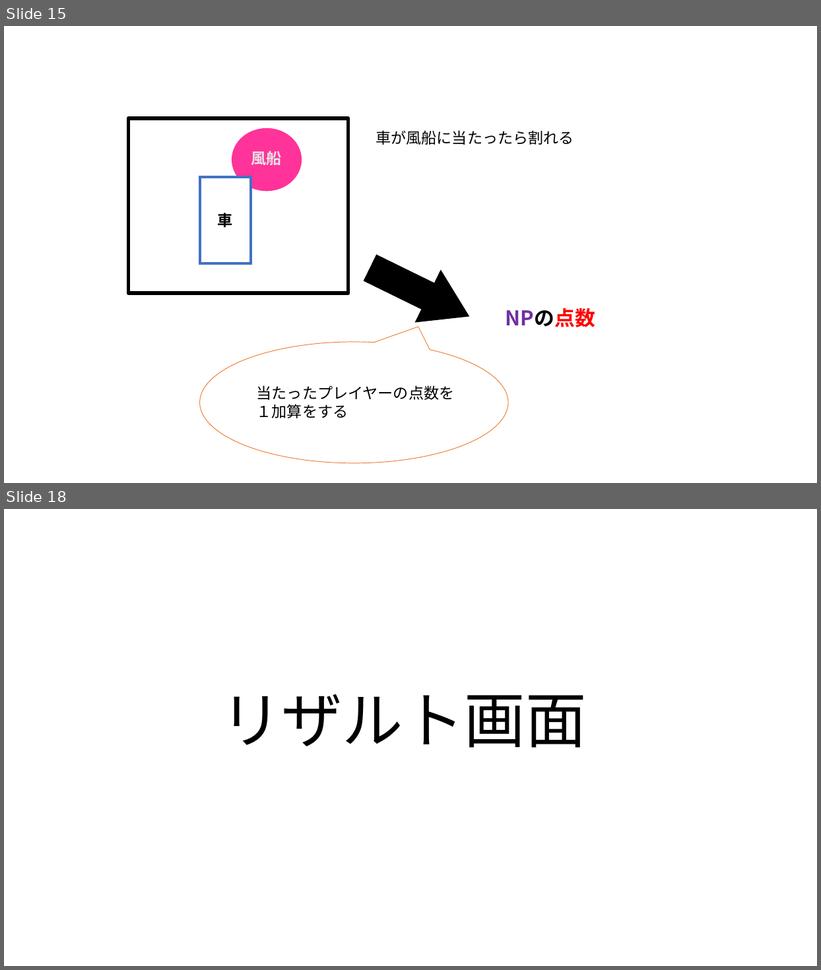
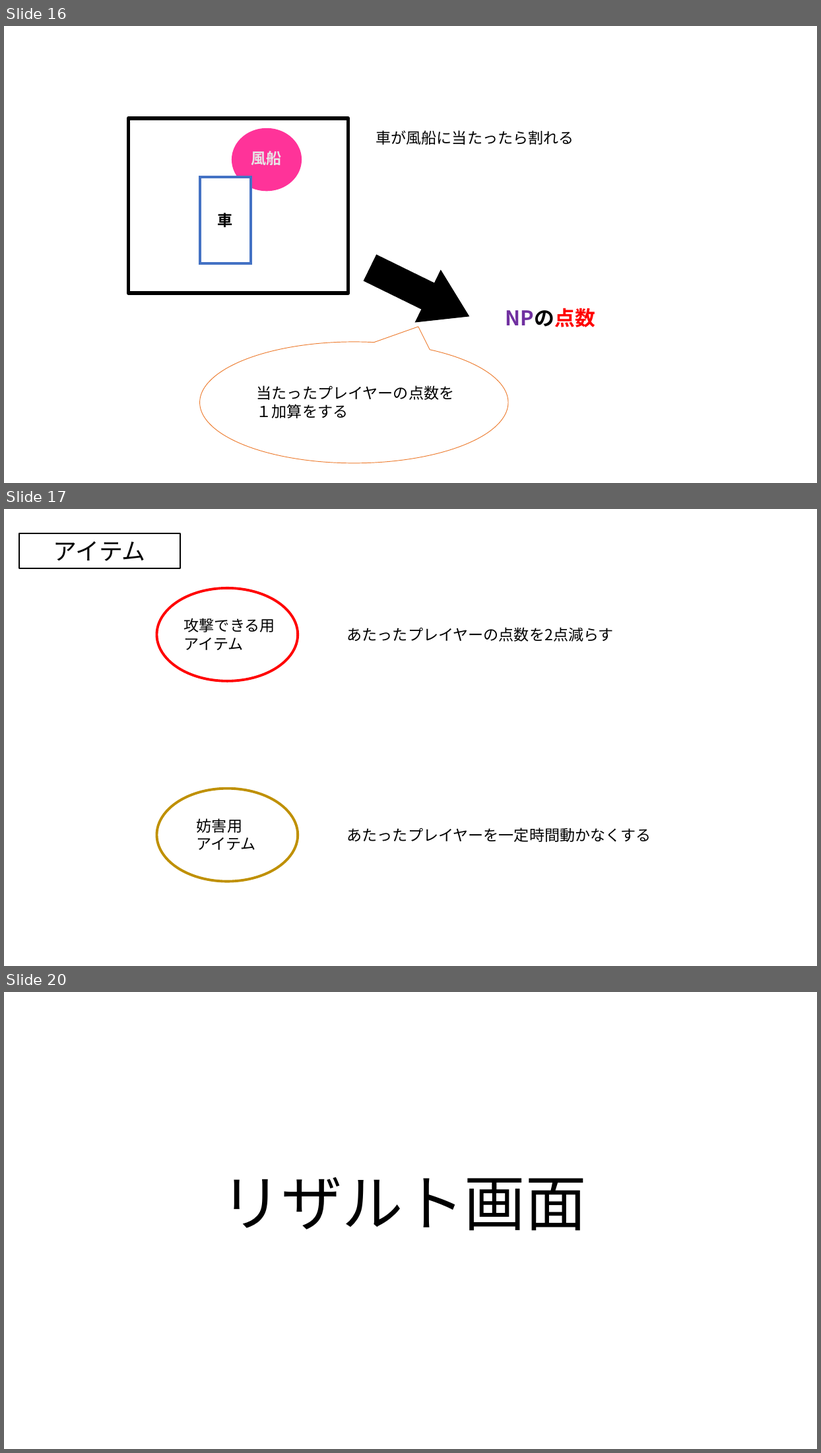
Before and after one commit to MizukiKato0416/sotsugyou_time_kato, a slide deck: 卒業制作_風船わりゲーム（仮）.pptx. Shown one above the other, each under a label of ours: slides 15 and 18 before the commit, slides 16, 17 and 20 after it; the slides between them are not shown. The pictures are 821x970 and 821x1453 pixels, drawn with LibreOffice and Linux fonts; fonts in the diff are those of the drawing. Boxes give left, top, right and bottom in pixels: in the first picture for what was removed or moved away, otherwise in the second. Text is boxed around its words. In the diff, an @@ line names an element or a change of style, - is before the commit and + after.

```diff
--- a/卒業制作_風船わりゲーム（仮）.pptx
+++ b/卒業制作_風船わりゲーム（仮）.pptx
@@ slide 17 added at (4,509,817,966), background #FFFFFF @@
@@ rectangle added at (19,533,180,568), fill #FFFFFF, outline #000000 1.5 pt, 28 pt, text #000000 @@
+アイテム
@@ ellipse added at (157,588,298,682), outline #FF0000 3 pt @@
@@ text added at (184,618,275,650), 18 pt, text #000000 @@
+攻撃できる用アイテム
@@ text added at (347,627,614,642), 18 pt, text #000000 @@
+あたったプレイヤーの点数を2点減らす
@@ ellipse added at (157,789,298,883), outline #BF9000 3 pt @@
@@ text added at (197,819,256,850), 18 pt, text #000000 @@
+妨害用
+アイテム
@@ text added at (347,828,651,842), 18 pt, text #000000 @@
+あたったプレイヤーを一定時間動かなくする
@@ what was slide 15 is now slide 16 @@
@@ what was slide 18 is now slide 20 @@
```
Also in this commit, not shown: 4 slides changed, 2 other slides added, 1 other file.
